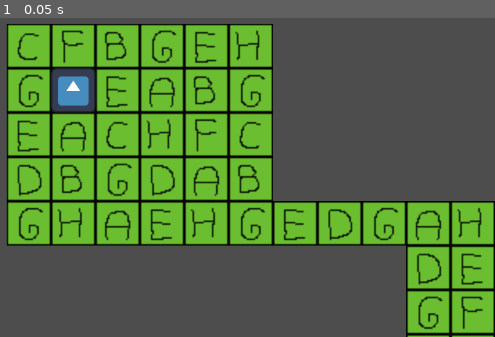
Above: before the commit, frame 1.
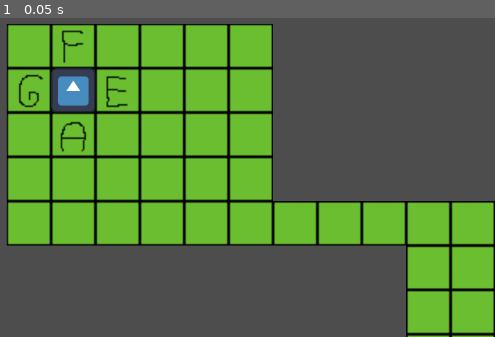
Above: after the commit, the same moment.

Repository: Bkasprzyk2077/HackYeah
Game: Godot game, scene res://levels/main.tscn
Same seed, same stepped clock (60 frames per second), same inputs: the game is played once before the commit and once after it. The engine's default icon, where the game draws it, is replaced by a stand-in: a white triangle on a blue panel in a dark square.
Inputs:
- Up to frame 1 (0.05 s): no input

The runs differ from the first frame. In frame 1, 5.2% of the frame differs, in the area x 3-98%, y 3-98%.

Commit message:
lemur movement

Diff:
--- a/lemur/lemur.gd
+++ b/lemur/lemur.gd
@@ -16,11 +16,8 @@
 		return
 	var position_in_map = tile_map.local_to_map(global_position)
 	var surronding_tiles = tile_map.get_surrounding_cells(position_in_map)
-	#if letter.to_upper() == get_parent().tiles_and_letters[position_in_map]:
-		#global_position = tile_map.map_to_local(position_in_map)
-		#print("test")
 	for n in surronding_tiles:
 		if get_parent().tiles_and_letters.has(n):
 			if letter.to_upper() == get_parent().tiles_and_letters[n]:
 				global_position = tile_map.map_to_local(n)
-		#print(get_parent().tiles_and_letters)
+				get_parent().show_cells(tile_map.local_to_map(global_position))
--- a/levels/main.gd
+++ b/levels/main.gd
@@ -22,7 +22,10 @@
 			var random_cell = get_unique_tile(cell)
 			tile_map.set_cell(cell, 2, random_cell)
 			tiles_and_letters[cell] = cells.find_key(random_cell)
-			#await get_tree().create_timer(1).timeout
+	for cell in tile_map.get_used_cells():
+		if tile_map.get_cell_atlas_coords(cell) in cells.values():
+			tile_map.set_cell(cell, 2, Vector2i(2,2))
+	show_cells(tile_map.local_to_map($Lemur.global_position))
 
 func get_unique_tile(cell):
 	var neightbours = tile_map.get_surrounding_cells(cell)
@@ -34,9 +37,13 @@
 	neightbours.append(cell + Vector2i(2, 0))
 	neightbours.append(cell + Vector2i(0, -2))
 	neightbours.append(cell + Vector2i(-2, 0))
-	#for n in neightbours:
-		#print(n)
 	var git_list = cells.values().duplicate()
 	for n in neightbours:
 		git_list.erase(tile_map.get_cell_atlas_coords(n))
 	return git_list.pick_random()
+
+func show_cells(middle_cell):
+	var neightbours = tile_map.get_surrounding_cells(middle_cell)
+	for n in neightbours:
+		if Vector2i(2,2) == tile_map.get_cell_atlas_coords(n):
+			tile_map.set_cell(n, 2, cells[tiles_and_letters[n]])
